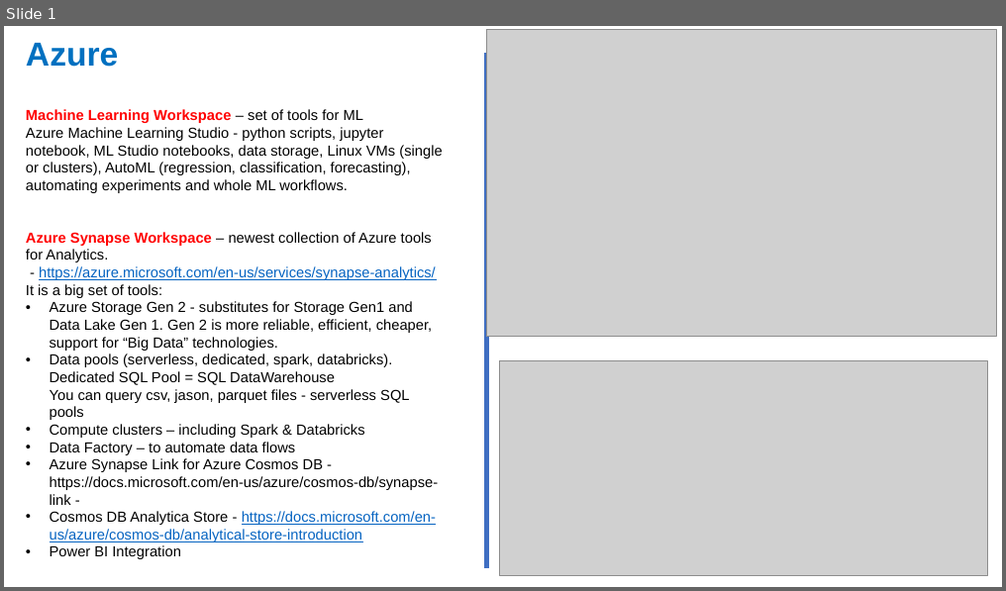
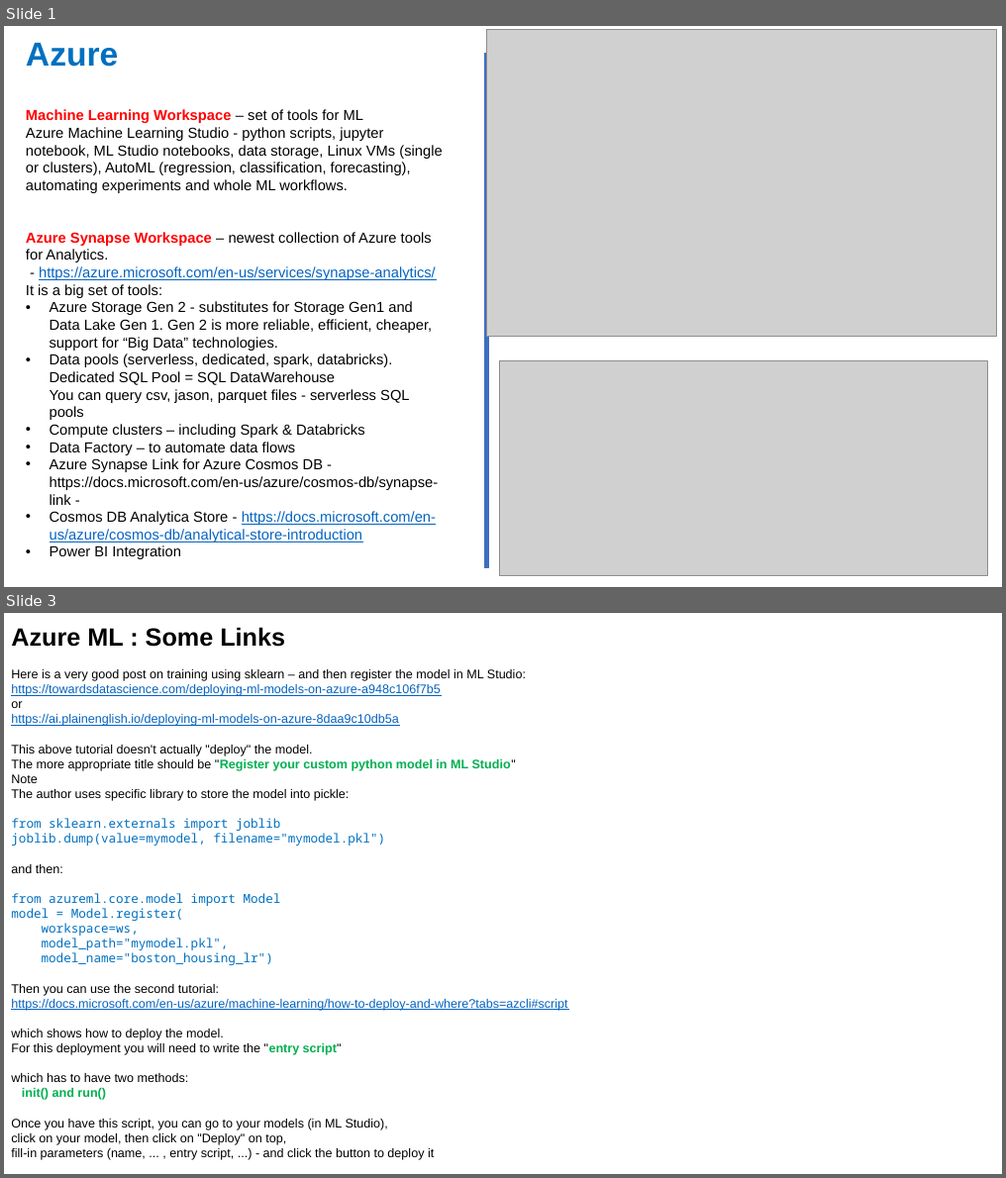
Before and after one commit to lselector/ml_ai_doc, a slide deck: Azure.pptx. Shown one above the other, each under a label of ours: slide 1 before the commit, slides 1 and 3 after it; the slides between them are not shown. The pictures are 1006x591 and 1006x1178 pixels, drawn with LibreOffice and Linux fonts; fonts in the diff are those of the drawing; grey boxes stand for pictures. Boxes give left, top, right and bottom in pixels: in the first picture for what was removed or moved away, otherwise in the second. Text is boxed around its words. In the diff, an @@ line names an element or a change of style, - is before the commit and + after.

```diff
--- a/Azure.pptx
+++ b/Azure.pptx
@@ slide 3 added at (4,613,1002,1174), background #FFFFFF @@
@@ text added at (11,627,567,1160), 12 pt, text #000000 @@
+Azure ML : Some Links
+Here is a very good post on training using sklearn – and then register the model in ML Studio:
+https://towardsdatascience.com/deploying-ml-models-on-azure-a948c106f7b5
+or
+https://ai.plainenglish.io/deploying-ml-models-on-azure-8daa9c10db5a
+This above tutorial doesn't actually "deploy" the model.
+The more appropriate title should be "Register your custom python model in ML Studio"
+Note
+The author uses specific library to store the model into pickle:
+from sklearn.externals import joblib
+joblib.dump(value=mymodel, filename="mymodel.pkl")
+and then:
+from azureml.core.model import Model
+model = Model.register(
+workspace=ws,
+model_path="mymodel.pkl",
+model_name="boston_housing_lr")
+Then you can use the second tutorial:
+https://docs.microsoft.com/en-us/azure/machine-learning/how-to-deploy-and-where?tabs=azcli#script
+which shows how to deploy the model.
+For this deployment you will need to write the "entry script"
+which has to have two methods:
+init() and run()
+Once you have this script, you can go to your models (in ML Studio),
+click on your model, then click on "Deploy" on top,
+fill-in parameters (name, ... , entry script, ...) - and click the button to deploy it
```
Also in this commit, not shown: 2 slides changed, 2 other slides added, 9 other files.
